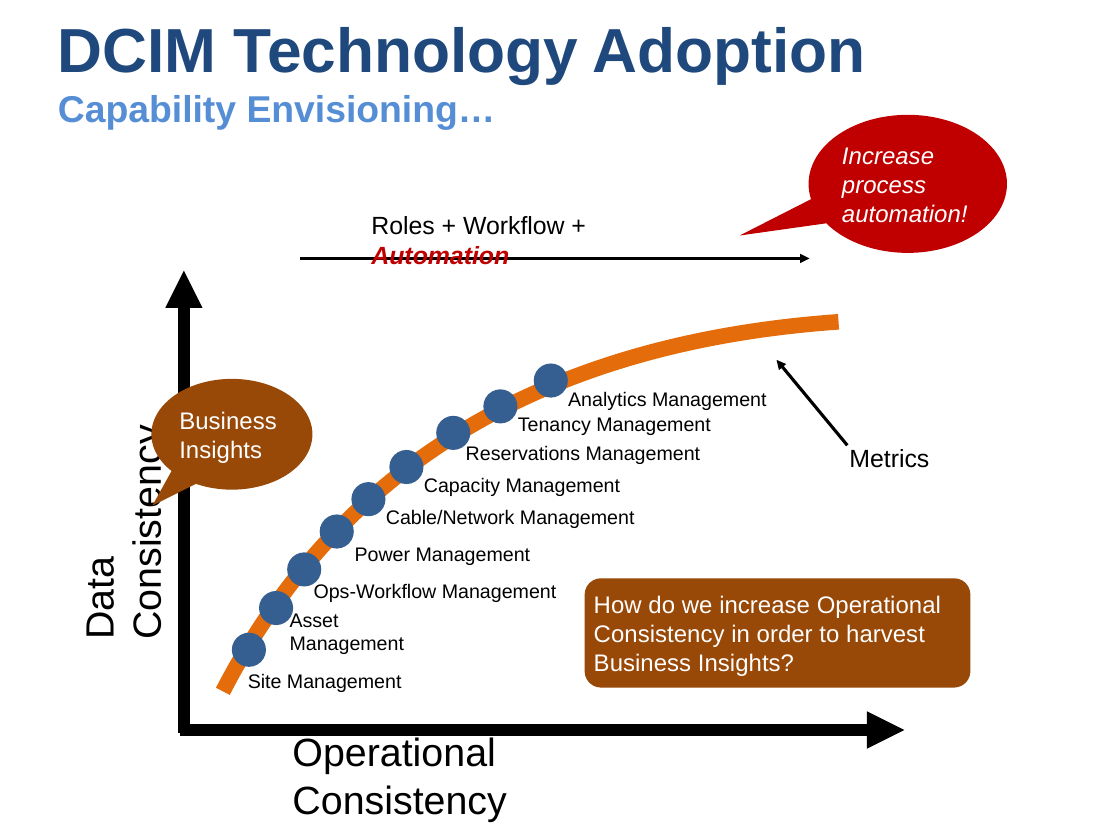
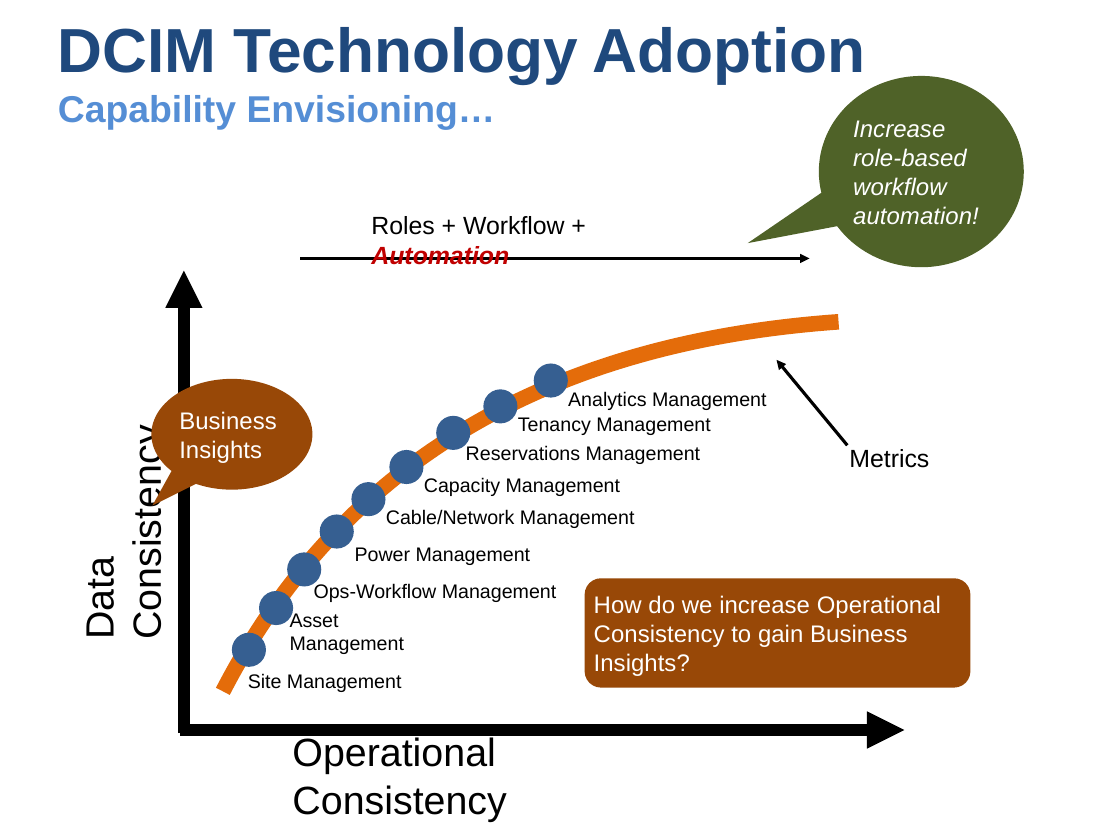
Before and after one commit to UsefulEngines/DcimTechnologyAdoption, a slide deck: slide 1 of DCIM-RolesWorkflowAutomation.pptx. Drawn at 1120x840 pixels with LibreOffice and Linux fonts; fonts in the diff are those of the drawing. Boxes give left, top, right and bottom in pixels: in the first picture for what was removed or moved away, otherwise in the second. Text is boxed around its words. In the diff, an @@ line names an element or a change of style, - is before the commit and + after.

Commit message:
Update
Update

```diff
--- a/DCIM-RolesWorkflowAutomation.pptx
+++ b/DCIM-RolesWorkflowAutomation.pptx
@@ speech bubble "Increase role-based workflow automation!": place and size @@
-speech bubble "Increase role-based workflow automation!" at (809, 115, 1007, 253)
+speech bubble "Increase role-based workflow automation!" at (819, 76, 1024, 268)
@@ speech bubble "Increase role-based workflow automation!" at (819, 76, 1024, 268): fill #C00000 to #4F6228 @@
@@ text in speech bubble at (853, 120, 979, 225): text changed @@
-Increase process automation!
+Increase role-based workflow automation!
@@ text in rounded rectangle at (594, 595, 941, 676): text changed @@
-How do we increase Operational Consistency in order to harvest Business Insights?
+How do we increase Operational Consistency to gain Business Insights?
```
Also in this commit, not shown: 4 other slides changed.
